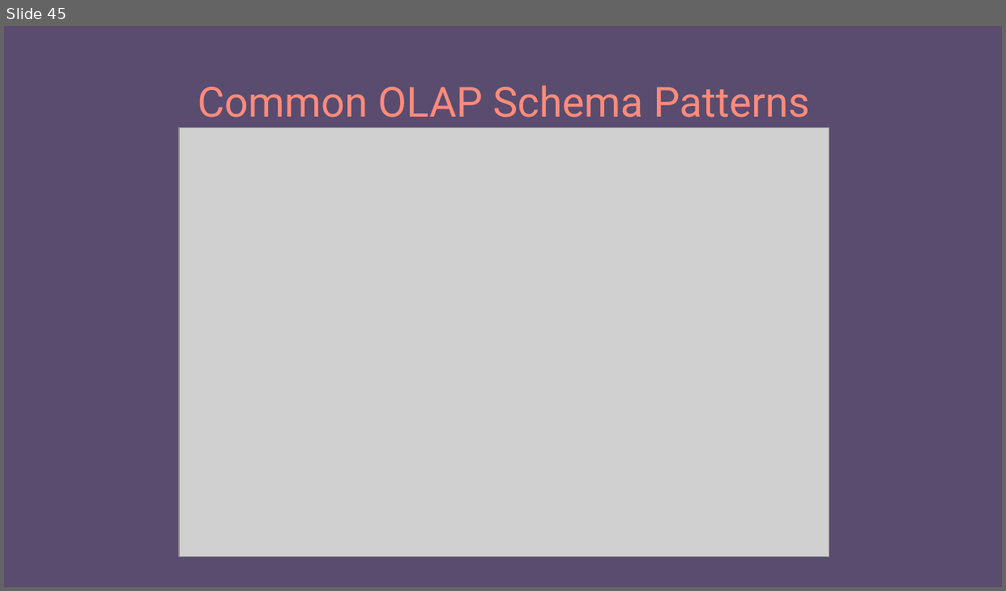
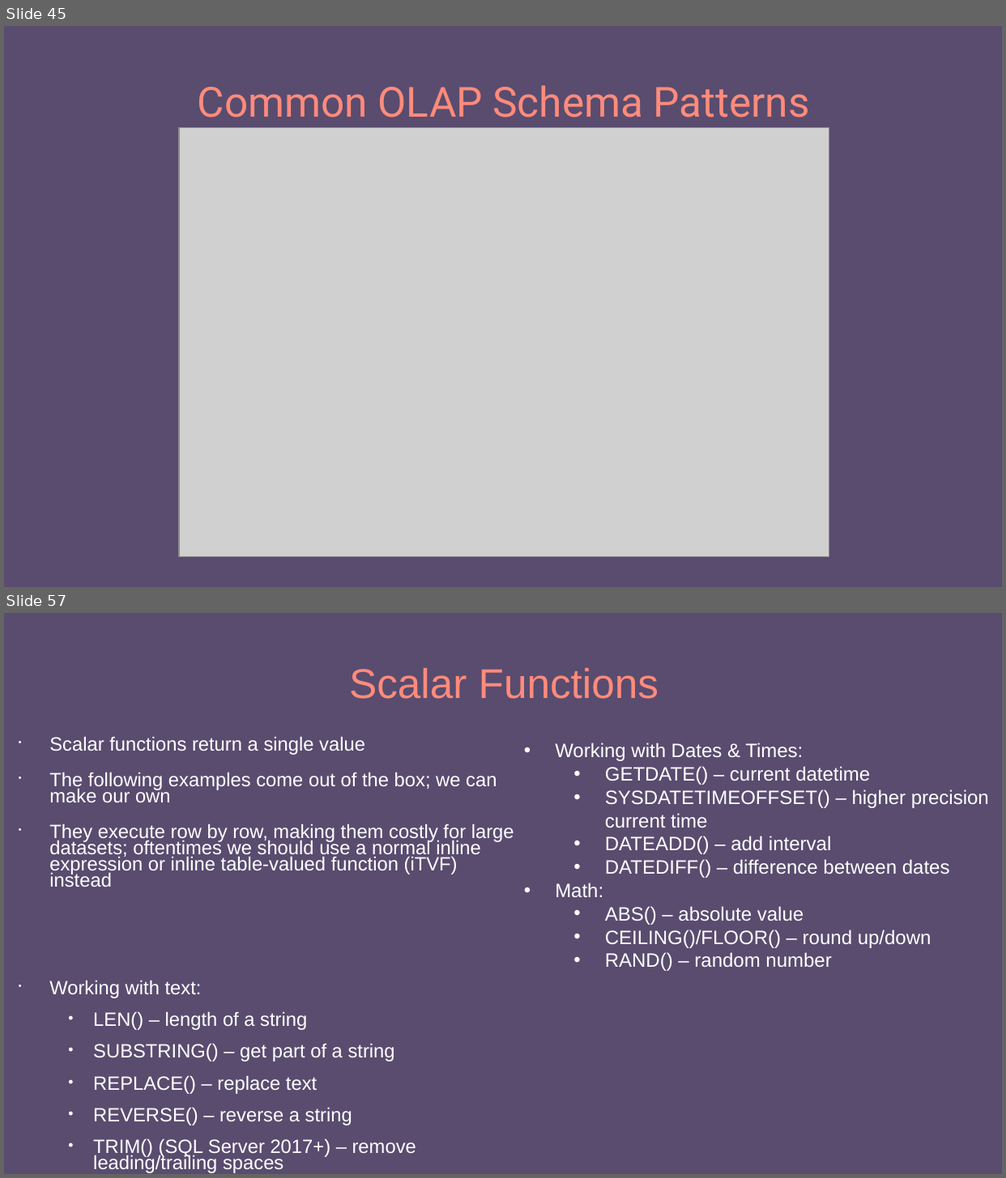
Before and after one commit to e-m-wilson/dotnet, a slide deck: Resources-Notes-Ppts/SQL/SQL_MSSQL.pptx. Shown one above the other, each under a label of ours: slide 45 before the commit, slides 45 and 57 after it; the slides between them are not shown. The pictures are 1006x591 and 1006x1178 pixels, drawn with LibreOffice and Linux fonts; fonts in the diff are those of the drawing; grey boxes stand for pictures. Boxes give left, top, right and bottom in pixels: in the first picture for what was removed or moved away, otherwise in the second. Text is boxed around its words. In the diff, an @@ line names an element or a change of style, - is before the commit and + after.

```diff
--- a/Resources-Notes-Ppts/SQL/SQL_MSSQL.pptx
+++ b/Resources-Notes-Ppts/SQL/SQL_MSSQL.pptx
@@ slide 57 added at (4,613,1002,1174), background #594C6F @@
@@ title added at (349,668,658,699), 30 pt, text #FF8B7B @@
+Scalar Functions
@@ text added at (49,737,514,1174), 13.9 pt, text #FFFFFF @@
+• Scalar functions return a single value
+• The following examples come out of the box; we can make our own
+• They execute row by row, making them costly for large datasets; oftentimes we should use a normal inline expression or inline table-valued function (iTVF) instead
+• Working with text:
+  • LEN() – length of a string
+  • SUBSTRING() – get part of a string
+  • REPLACE() – replace text
+  • REVERSE() – reverse a string
+  • TRIM() (SQL Server 2017+) – remove leading/trailing spaces
@@ text added at (555,743,989,971), 14 pt, text #FFFFFF @@
+• Working with Dates & Times:
+    • GETDATE() – current datetime
+    • SYSDATETIMEOFFSET() – higher precision current time
+    • DATEADD() – add interval
+    • DATEDIFF() – difference between dates
+  • Math:
+    • ABS() – absolute value
+    • CEILING()/FLOOR() – round up/down
+    • RAND() – random number
```
Also in this commit, not shown: 4 slides changed, 16 other slides added, 3 slides removed.
